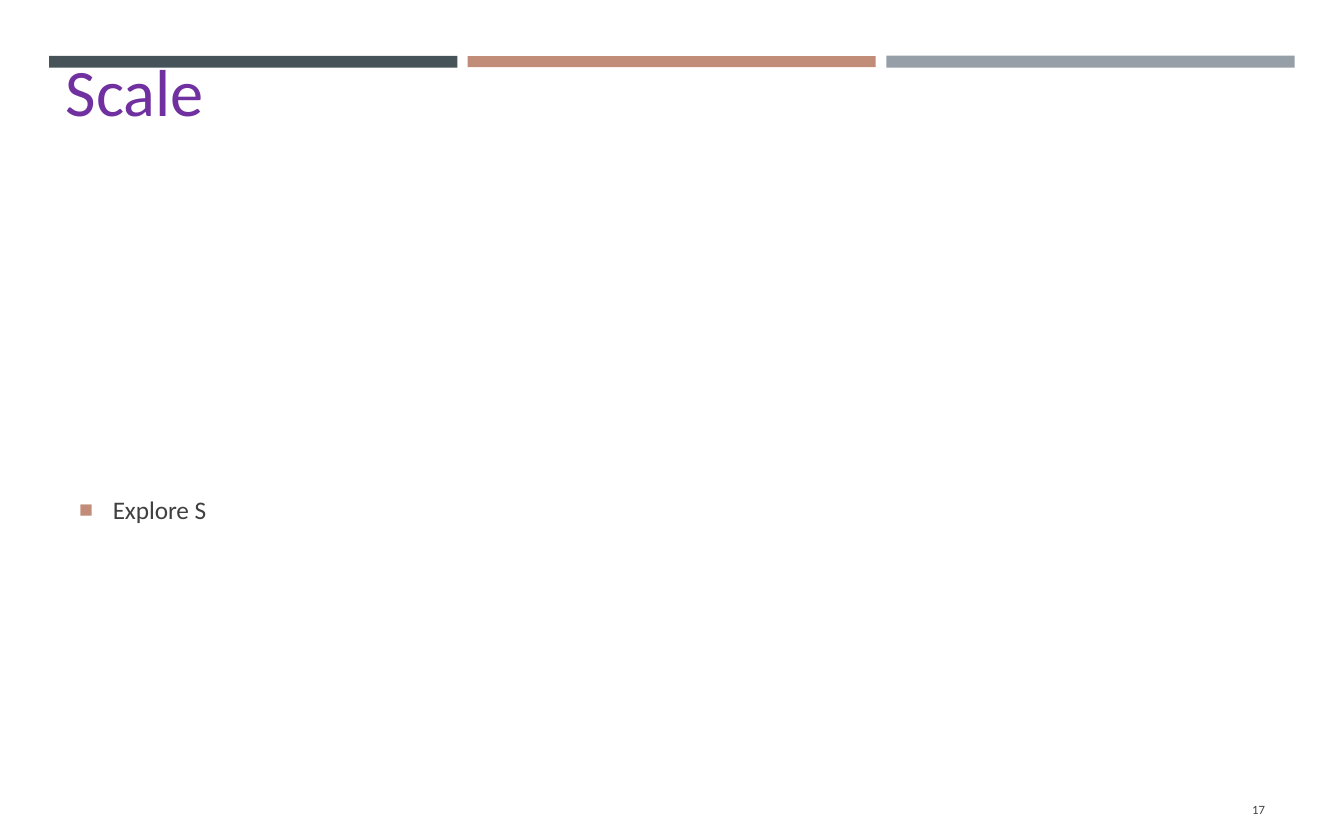
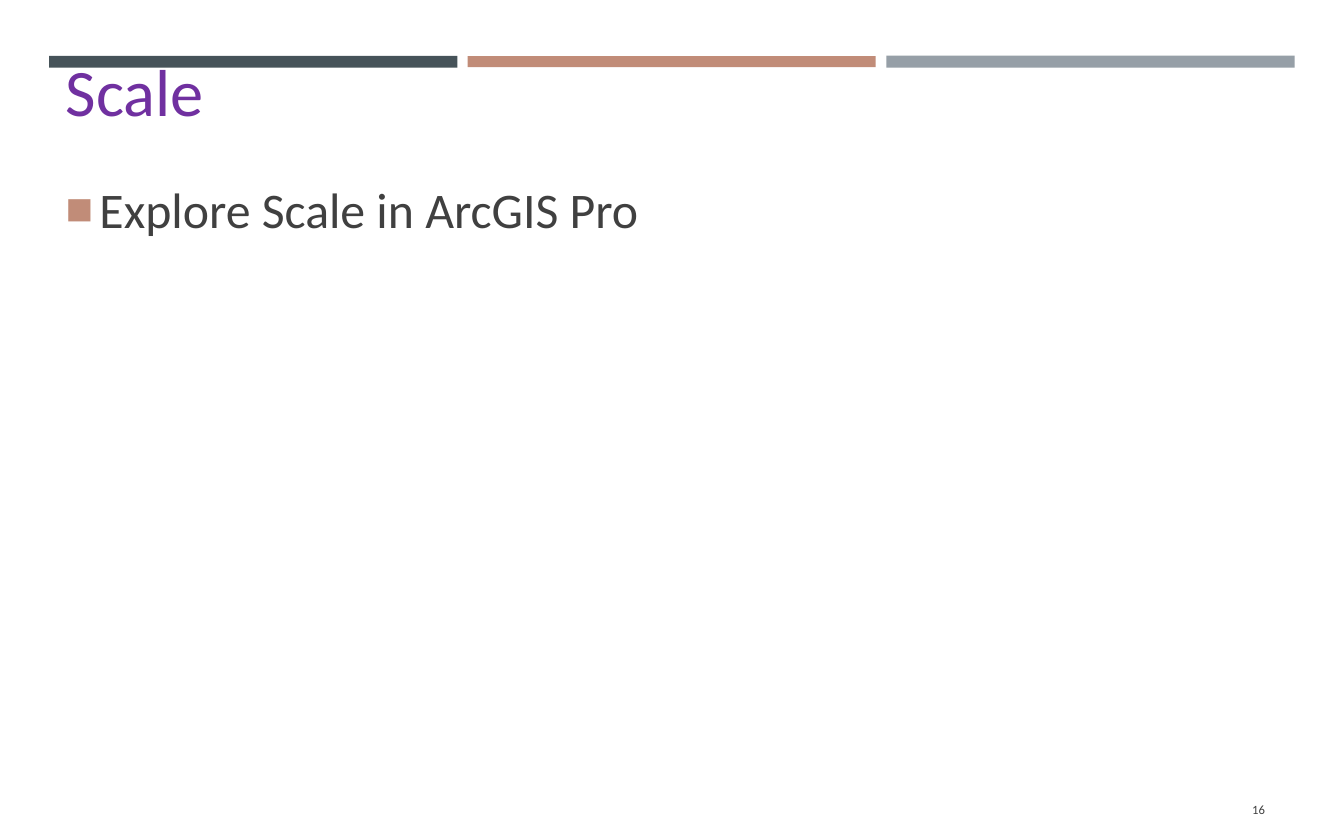
Before and after one commit to gisynw/GIS_I, a slide deck: slide 16 of docs/Lectures/Week07/Lecture07_GEOG2475_Thursday.pptx (slide 17 before the commit). Drawn at 1344x840 pixels with LibreOffice and Linux fonts; fonts in the diff are those of the drawing. Boxes give left, top, right and bottom in pixels: in the first picture for what was removed or moved away, otherwise in the second. Text is boxed around its words. In the diff, an @@ line names an element or a change of style, - is before the commit and + after.

```diff
--- a/docs/Lectures/Week07/Lecture07_GEOG2475_Thursday.pptx
+++ b/docs/Lectures/Week07/Lecture07_GEOG2475_Thursday.pptx
@@ text at box(99, 193, 638, 236): text changed; size 12.2 to 24 pt @@
-■ Explore S
+■ Explore Scale in ArcGIS Pro
@@ page number at box(1252, 805, 1265, 814): text changed @@
-17
+16
```
Also in this commit, not shown: 11 other slides changed, 3 slides removed.
